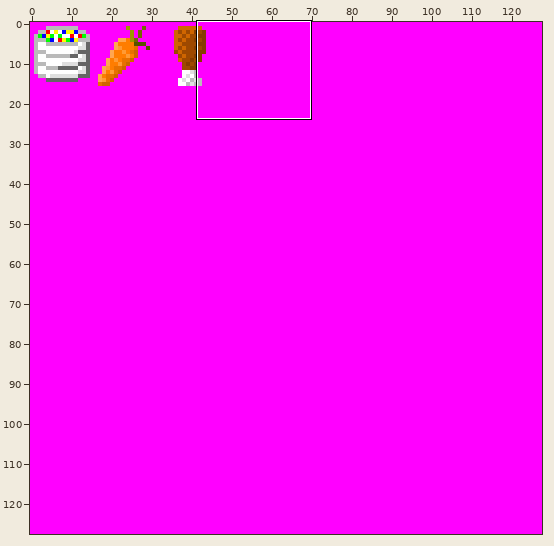
Edited in one commit: sprite sheet (gfx/collects.png). Above, an overview of the earlier version with the close-up marked.
Close-up. Earlier state:
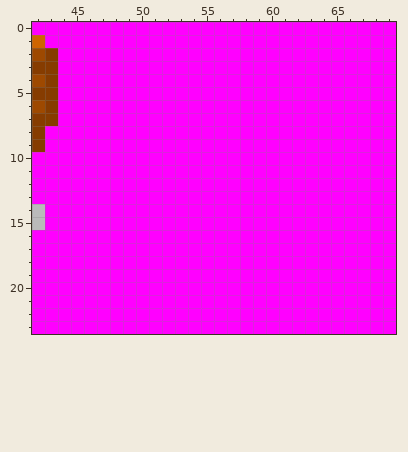
The file is 128x128 pixels. Shown: x 42..69, y 0..23.
And afterwards:
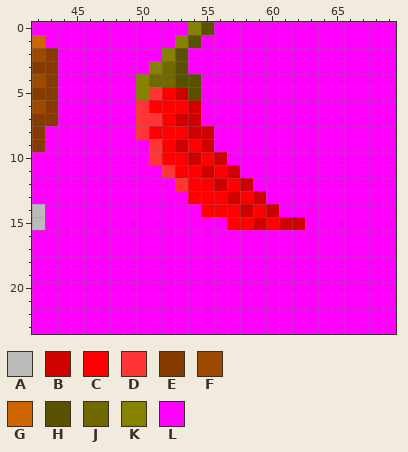
Palette (. is transparent): A #bababa  B #cf0000  C #ff0000  D #ff3434  E #863c00  F #9e4900  G #cf6500  H #595100  J #716900  K #868200  L #ff00ff
Change:
y 0: x 54..55 LL -> KH
y 1: x 53..54 LL -> KH
y 2: x 52..53 LL -> KH
y 3: x 51..53 LLL -> KJH
y 4: x 50..54 LLLLL -> KJJHH
y 5: x 50..54 LLLLL -> KDCBH
y 6: x 50..54 LLLLL -> DCCCB
y 7: x 50..54 LLLLL -> DDCBB
y 8: x 50..55 LLLLLL -> DCCCBB
y 9: x 51..55 LLLLL -> DCBCB
y 10: x 51..56 LLLLLL -> DCCBCB
y 11: x 52..57 LLLLLL -> DCCBCB
y 12: x 53..58 LLLLLL -> DCCBCB
y 13: x 54..59 LLLLLL -> CCCBCB
y 14: x 55..60 LLLLLL -> CCCBCB
y 15: x 57..62 LLLLLL -> CCBCBB
Boxes around the changes in both close-ups, in picture pixels (x1, y1, x2, y2):
changed: (136, 22, 305, 230)
